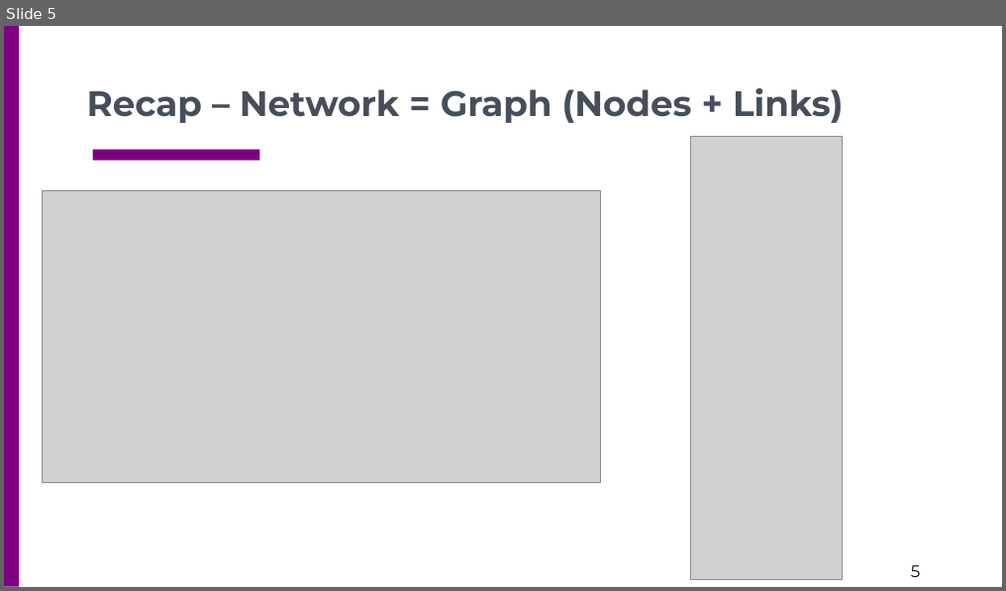
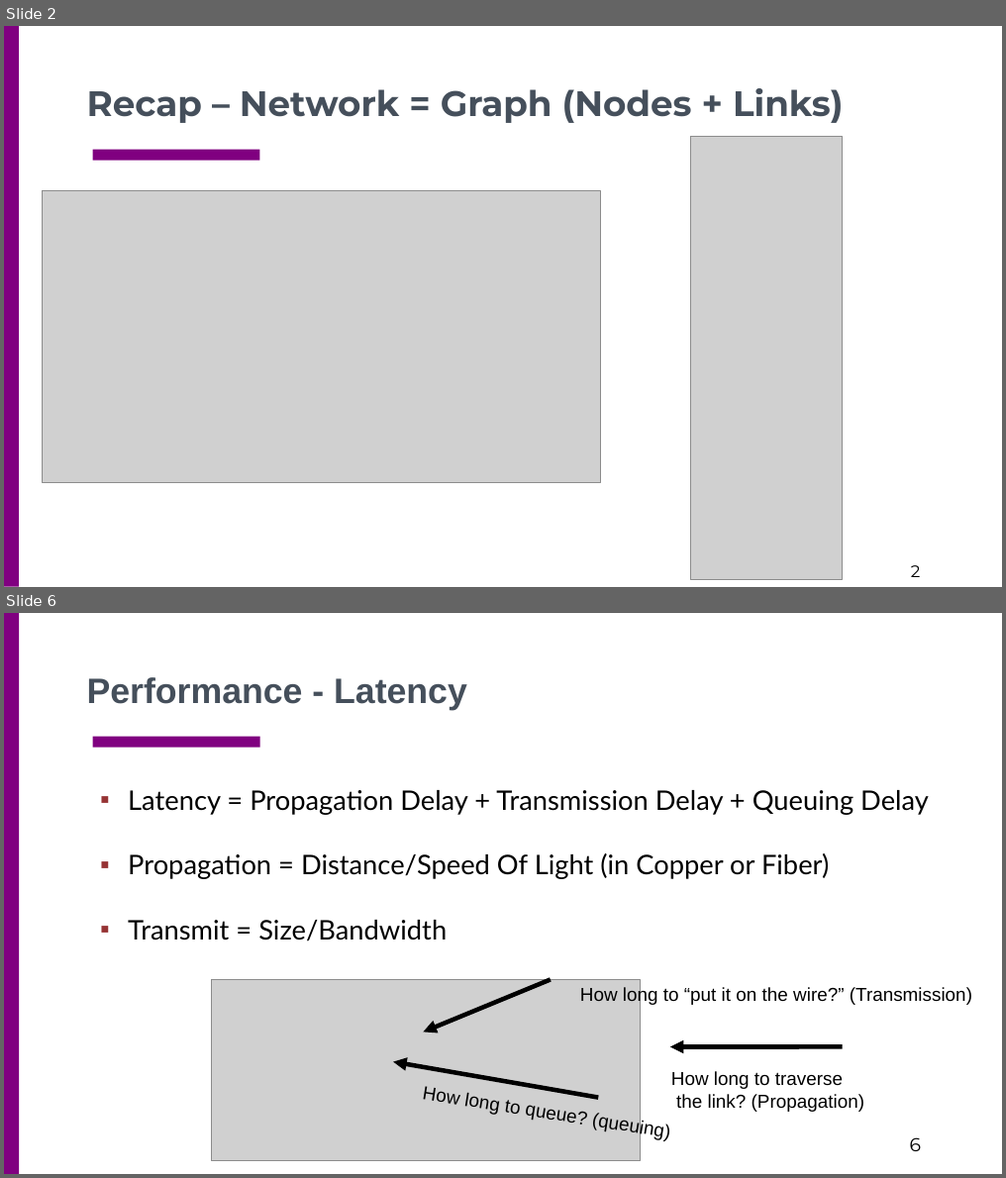
Before and after one commit to csc4200/csc4200.github.io, a slide deck: docs/lectures_source/class_slides-3.odp. Shown one above the other, each under a label of ours: slide 5 before the commit, slides 2 and 6 after it; the slides between them are not shown. The pictures are 1006x591 and 1006x1178 pixels, drawn with LibreOffice and Linux fonts; fonts in the diff are those of the drawing; grey boxes stand for pictures. Boxes give left, top, right and bottom in pixels: in the first picture for what was removed or moved away, otherwise in the second. Text is boxed around its words. In the diff, an @@ line names an element or a change of style, - is before the commit and + after.

```diff
--- a/docs/lectures_source/class_slides-3.odp
+++ b/docs/lectures_source/class_slides-3.odp
@@ slide 6 added at (4,613,1002,1174), background #FFFFFF; not listed: 2 template elements that a slide beside it also shows @@
@@ text added at (87,677,467,711), 34 pt, text #454F5B, bold @@
+Performance - Latency
@@ text added at (128,790,929,942), 26 pt, text #000000 @@
+▪ Latency = Propagation Delay + Transmission Delay + Queuing Delay
+▪ Propagation = Distance/Speed Of Light (in Copper or Fiber)
+▪ Transmit = Size/Bandwidth
@@ picture added at (211,980,641,1161) @@
@@ arrow added from (550, 980) to (423, 1032), #000000 4.31 pt @@
@@ text added at (580,986,972,1005), 18 pt, text #000000 @@
+How long to “put it on the wire?” (Transmission)
@@ arrow added from (843, 1048) to (670, 1048), #000000 4.31 pt @@
@@ arrow added from (598, 1098) to (393, 1062), #000000 4.31 pt @@
@@ text added at (422,1086,520,1114), 18 pt, text #000000 @@
+How long to queue? (queuing)
@@ text added at (671,1071,864,1112), 18 pt, text #000000 @@
+How long to traverse
+the link? (Propagation)
@@ page number added at (910,1138,922,1152), 18 pt, text #000000 @@
+6
@@ what was slide 5 is now slide 2 @@
@@ page number at (911,566,921,577): text changed @@
-5
+2
```
Also in this commit, not shown: 2 slides changed, 12 other slides added, 23 slides removed, 10 other files.
